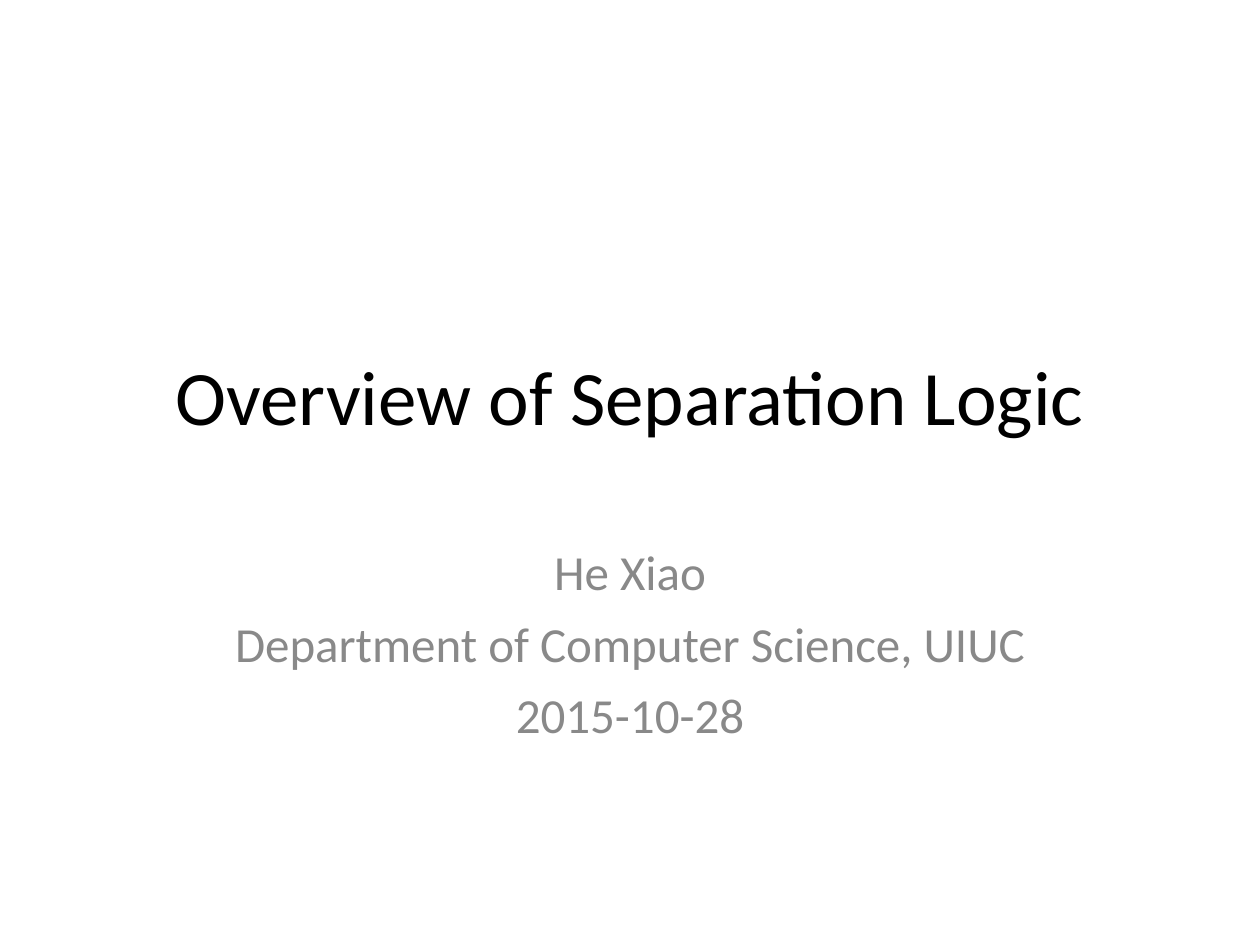
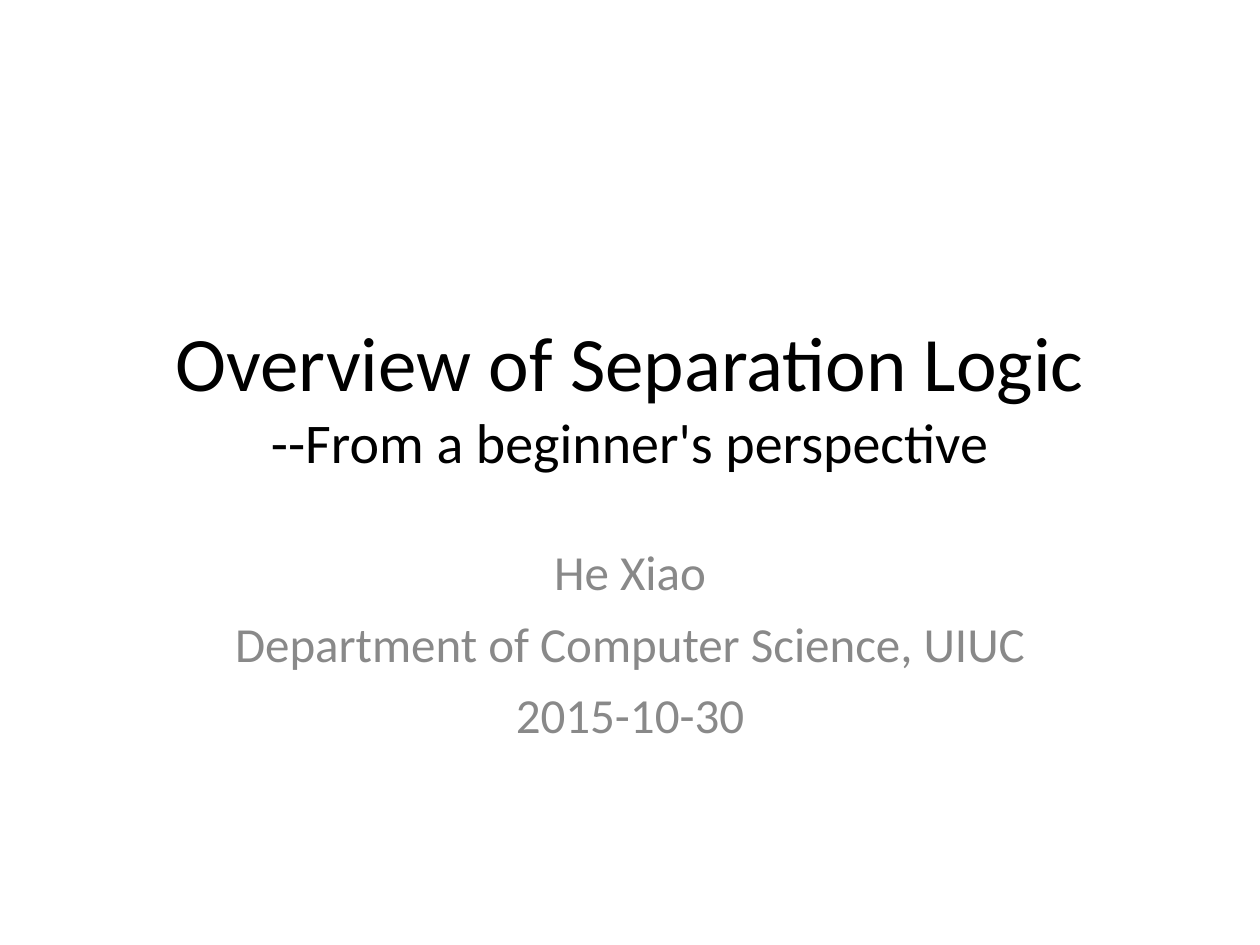
Before and after one commit to xiaohe27/Papers4Courses, a slide deck: slide 1 of FM/presentations/Overview of Separation Logic.ppt. Drawn at 1260x945 pixels with LibreOffice and Linux fonts; fonts in the diff are those of the drawing. Boxes give left, top, right and bottom in pixels: in the first picture for what was removed or moved away, otherwise in the second. Text is boxed around its words. In the diff, an @@ line names an element or a change of style, - is before the commit and + after.

Commit message:
add

```diff
--- a/FM/presentations/Overview of Separation Logic.ppt
+++ b/FM/presentations/Overview of Separation Logic.ppt
@@ title at <box>175,337,1083,473</box>: text changed; size 44 to 32 pt @@
-Overview of Separation Logic
+Overview of Separation Logic
+--From a beginner's perspective
@@ subtitle at <box>516,701,744,733</box>: text changed @@
-2015-10-28
+2015-10-30
```
Also in this commit, not shown: 2 other slides changed.
